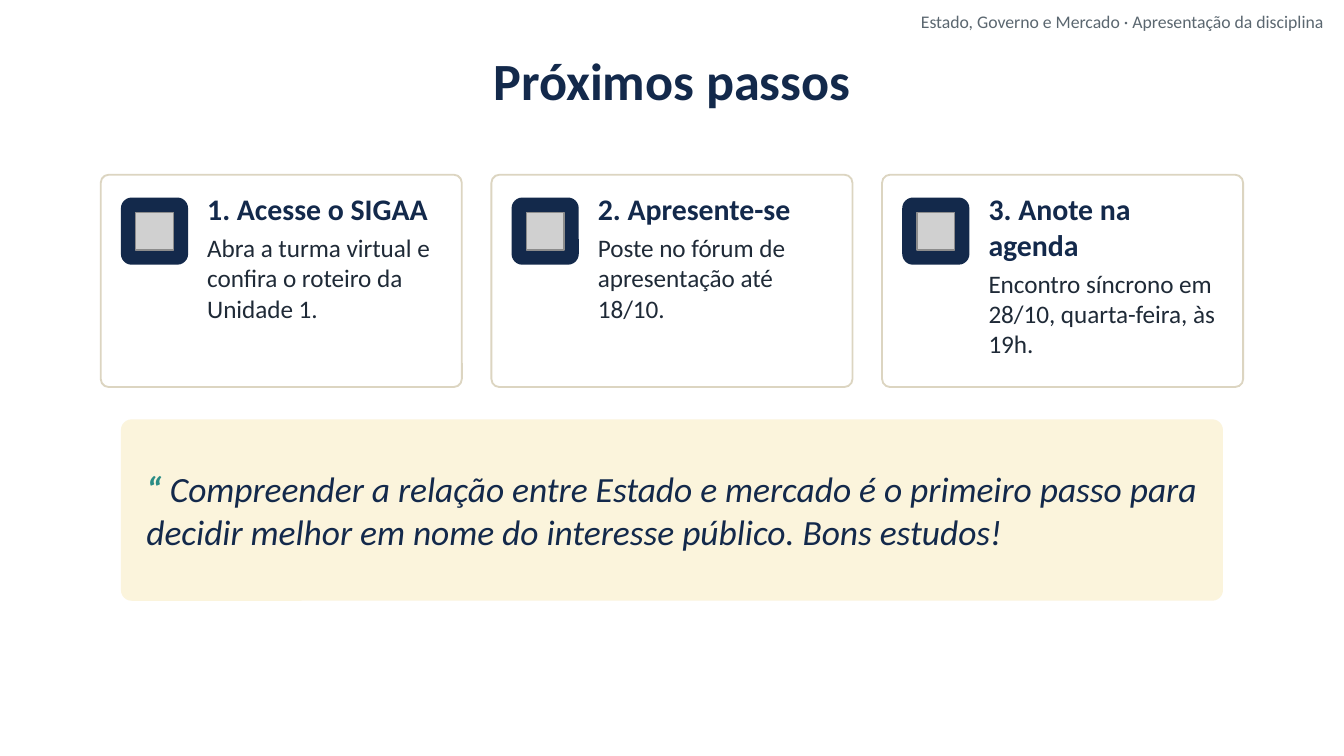
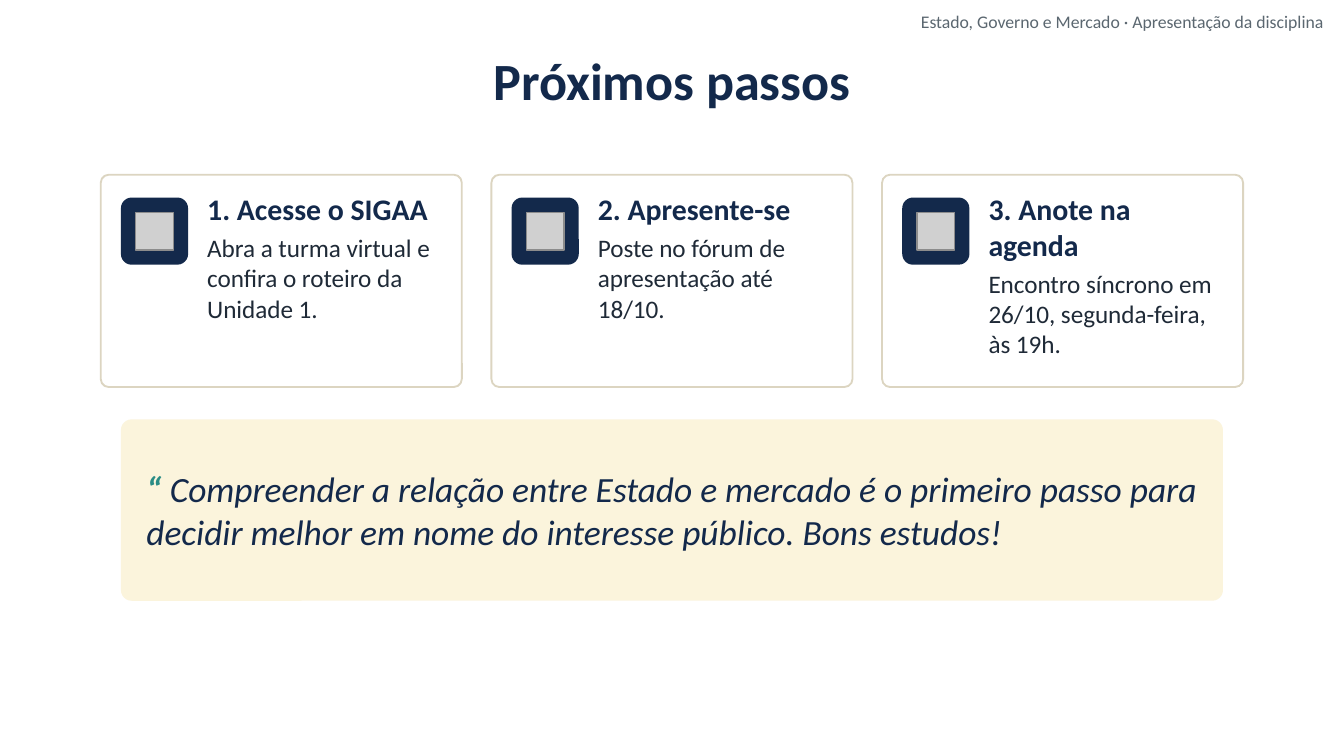
Before and after one commit to cleitonfranco74/gestao_publica, a slide deck: slide 14 of disciplina-01-estado-governo-mercado/materiais/00_Videoaula_de_Apresentacao.pptx. Drawn at 1344x756 pixels with LibreOffice and Linux fonts; fonts in the diff are those of the drawing; grey boxes stand for pictures; background and template pictures are left out. Boxes give left, top, right and bottom in pixels: in the first picture for what was removed or moved away, otherwise in the second. Text is boxed around its words. In the diff, an @@ line names an element or a change of style, - is before the commit and + after.

```diff
--- a/disciplina-01-estado-governo-mercado/materiais/00_Videoaula_de_Apresentacao.pptx
+++ b/disciplina-01-estado-governo-mercado/materiais/00_Videoaula_de_Apresentacao.pptx
@@ text at box(989, 275, 1212, 353): text changed @@
-Encontro síncrono em 28/10, quarta-feira, às 19h.
+Encontro síncrono em 26/10, segunda-feira, às 19h.
```
Also in this commit, not shown: 5 other slides changed, 18 other files.
